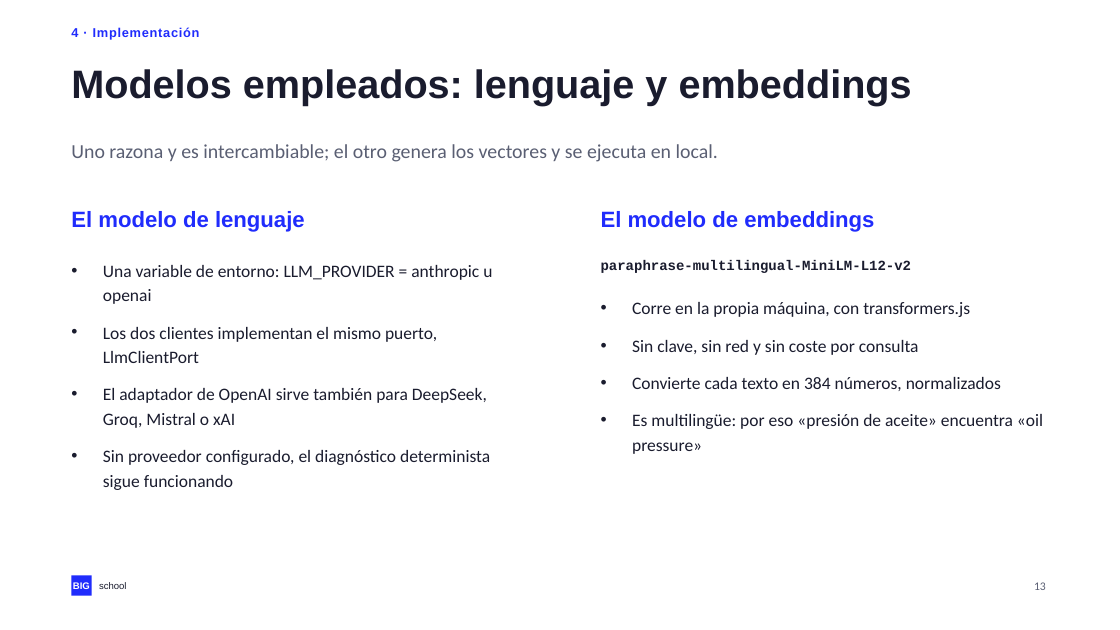
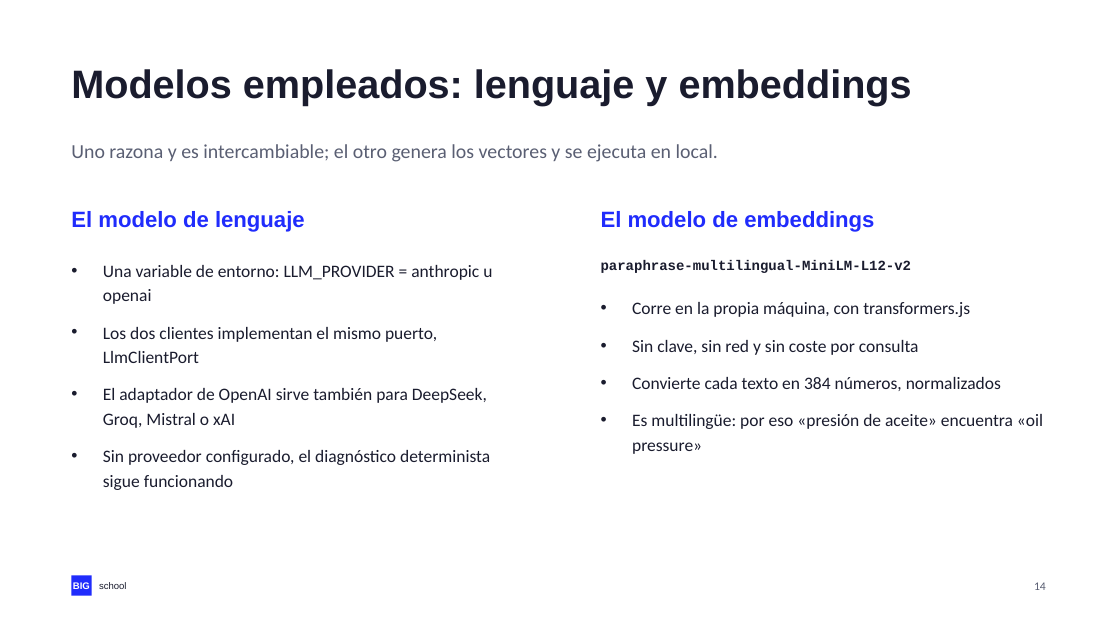
Before and after one commit to NovilloQuinta/intelligent-automotive-diagnostics, a slide deck: slide 14 of docs/presentacion/tfm-intelligent-automotive-diagnostics.pptx (slide 13 before the commit). Drawn at 1120x630 pixels with LibreOffice and Linux fonts; fonts in the diff are those of the drawing. Boxes give left, top, right and bottom in pixels: in the first picture for what was removed or moved away, otherwise in the second. Text is boxed around its words. In the diff, an @@ line names an element or a change of style, - is before the commit and + after.

```diff
--- a/docs/presentacion/tfm-intelligent-automotive-diagnostics.pptx
+++ b/docs/presentacion/tfm-intelligent-automotive-diagnostics.pptx
@@ text removed at box(71, 27, 200, 40) @@
-4 · Implementación
@@ text at box(1034, 582, 1046, 590): text changed @@
-13
+14
```
Also in this commit, not shown: 17 other slides changed, 1 slide added, 3 other files.
